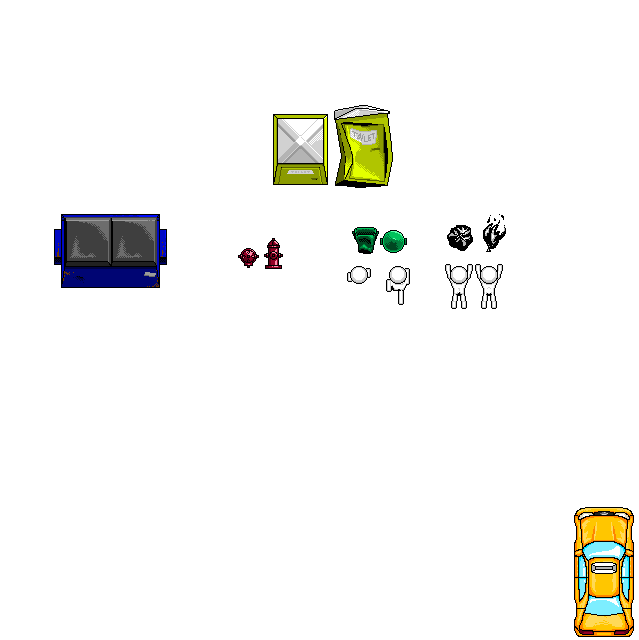
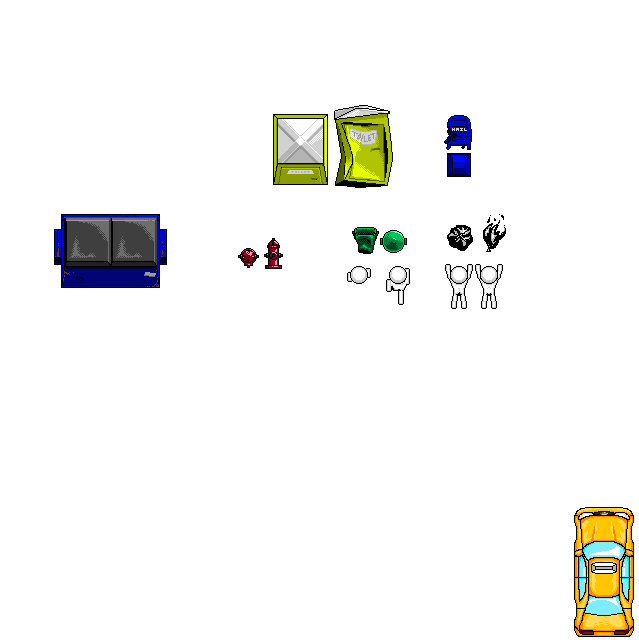
Layers edited between the first and the second 639 x 640 image:
painted on "Layer 10" over [444, 115, 472, 177]
